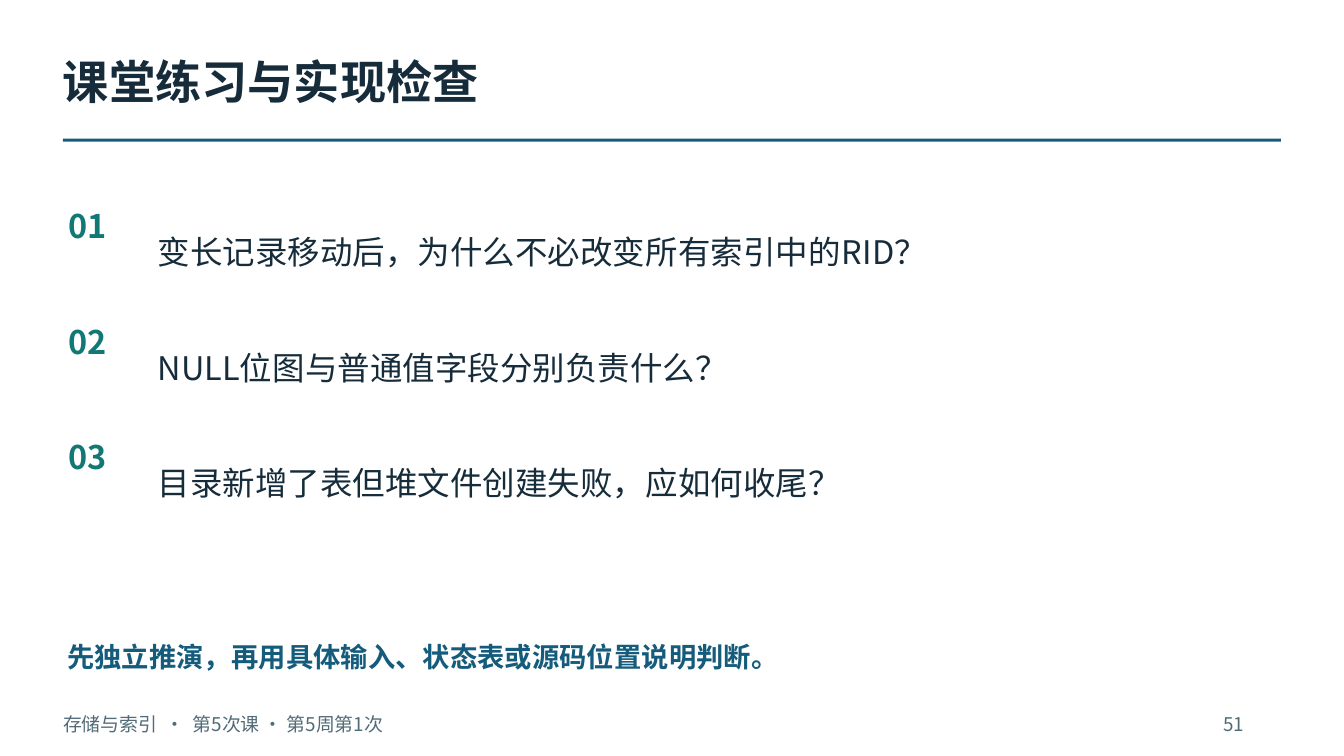
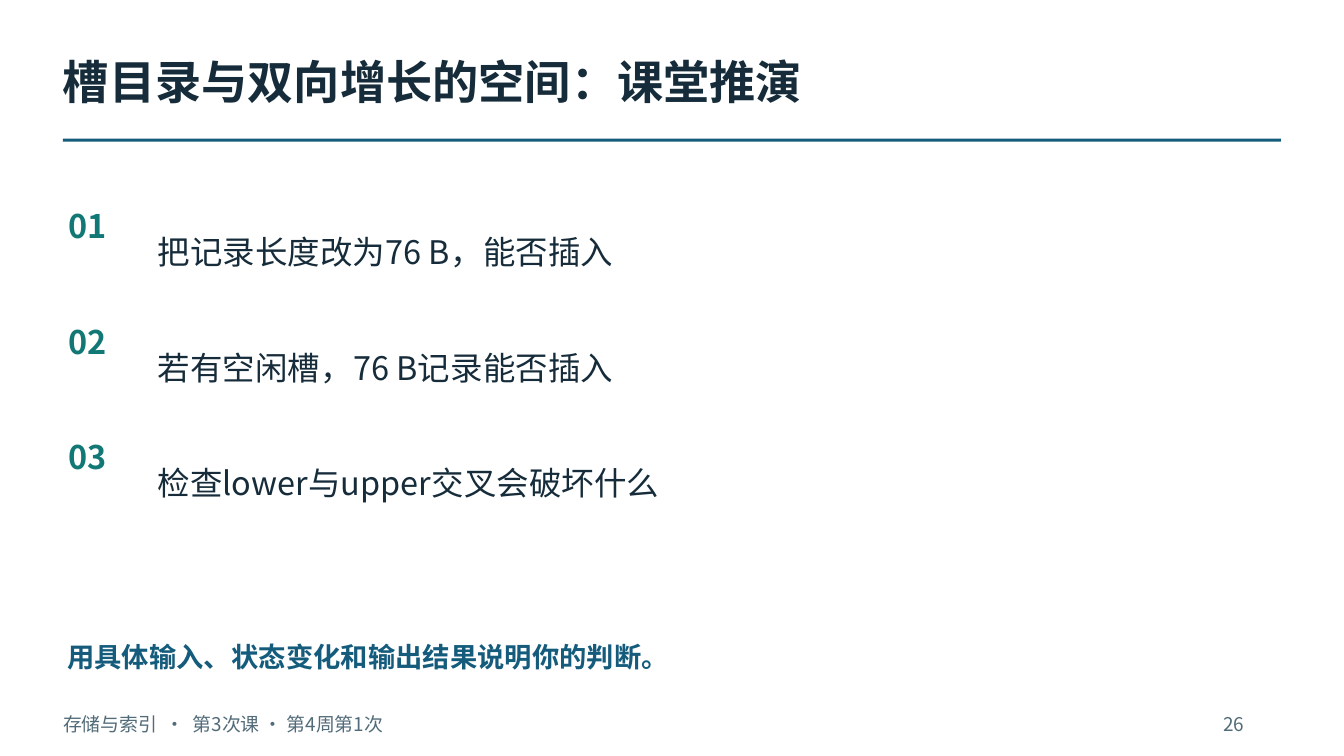
Before and after one commit to intellistream/database-kernel-course-student, a slide deck: slide 26 of 01_课件（第6版）/02_存储与索引.pptx (slide 51 before the commit). Drawn at 1344x756 pixels with LibreOffice and Linux fonts; fonts in the diff are those of the drawing. Boxes give left, top, right and bottom in pixels: in the first picture for what was removed or moved away, otherwise in the second. Text is boxed around its words. In the diff, an @@ line names an element or a change of style, - is before the commit and + after.

```diff
--- a/01_课件（第6版）/02_存储与索引.pptx
+++ b/01_课件（第6版）/02_存储与索引.pptx
@@ text at [63,59,802,104]: text changed @@
-课堂练习与实现检查
+槽目录与双向增长的空间：课堂推演
@@ text at [158,236,613,268]: text changed @@
-变长记录移动后，为什么不必改变所有索引中的RID？
+把记录长度改为76 B，能否插入
@@ text at [158,352,613,384]: text changed @@
-NULL位图与普通值字段分别负责什么？
+若有空闲槽，76 B记录能否插入
@@ text at [158,467,660,503]: text changed @@
-目录新增了表但堆文件创建失败，应如何收尾？
+检查lower与upper交叉会破坏什么
@@ text at [67,643,669,670]: text changed @@
-先独立推演，再用具体输入、状态表或源码位置说明判断。
+用具体输入、状态变化和输出结果说明你的判断。
@@ text at [63,715,383,733]: text changed @@
-存储与索引 · 第5次课 · 第5周第1次
+存储与索引 · 第3次课 · 第4周第1次
@@ text at [1223,717,1244,731]: text changed @@
-51
+26
```
Also in this commit, not shown: 49 other slides changed, 154 slides added, 35 slides removed, 9 other files.
